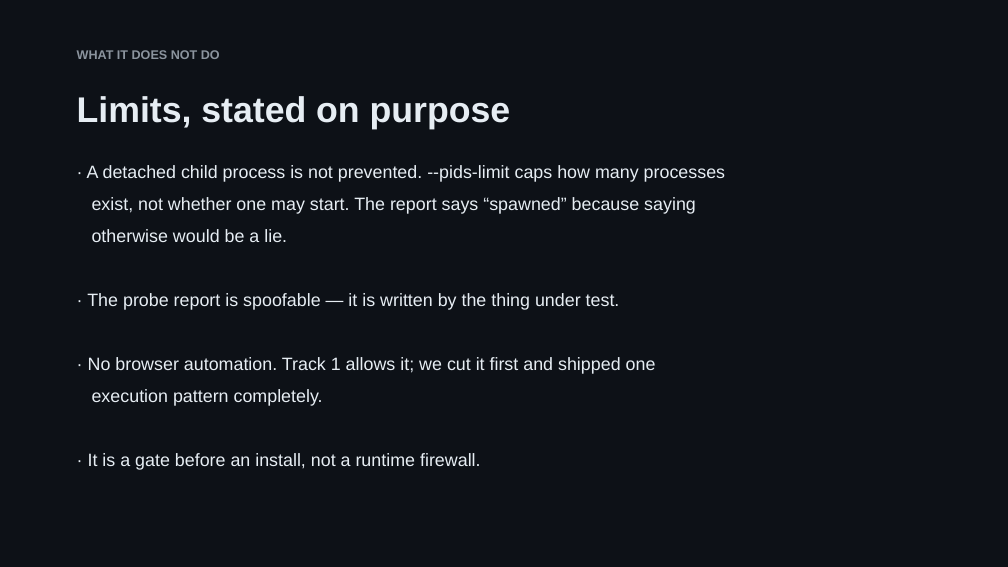
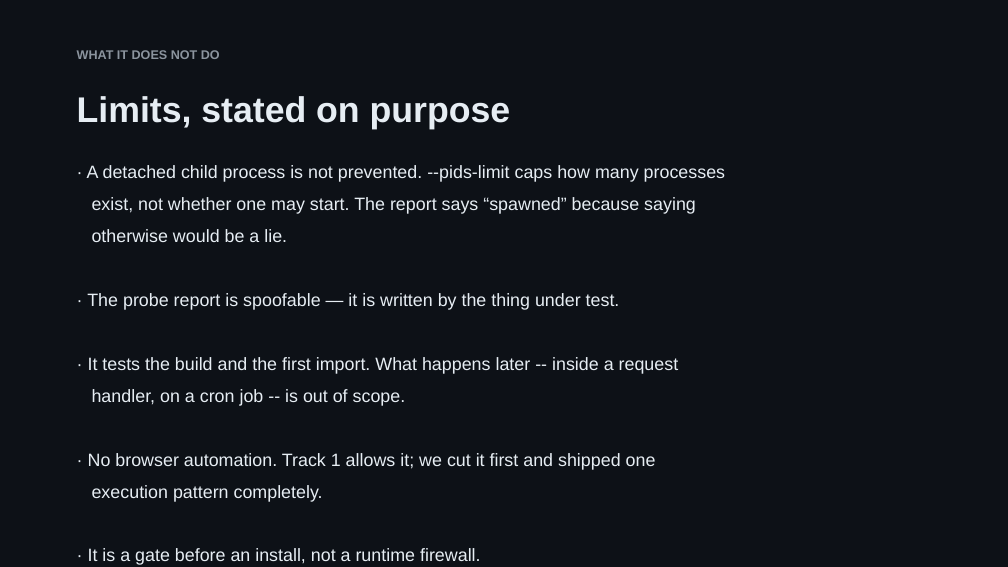
Before and after one commit to derKosi/agent-rush, a slide deck: slide 10 of docs/slides/agent-rush.pptx. Drawn at 1008x567 pixels with LibreOffice and Linux fonts; fonts in the diff are those of the drawing. Boxes give left, top, right and bottom in pixels: in the first picture for what was removed or moved away, otherwise in the second. Text is boxed around its words. In the diff, an @@ line names an element or a change of style, - is before the commit and + after.

Commit message:
agent: a second pass that imports the package, because clean builds lie
The common real evasion is a clean build hook and a hostile first import. A
single-pass tool reports that package as clean, which is worse than saying nothing.

Pass 1 installs and runs the build hook. Pass 2 finds the installed distribution via
its metadata and imports each top-level module deliberately, in the same container,
behind the same deny proxy, with the same probes. Findings from it are cited as
import_pass, so the report says which phase produced them.

New fixture sample_pkg_lazy: silent build, four attempts on import. Verified on the VM:
build 0 denials / 0 probes -> import 4 probes -> verdict high with an import finding.
The module-less fixture produces no false positive.

71 tests. README, architecture, submission and deck updated.

```diff
--- a/docs/slides/agent-rush.pptx
+++ b/docs/slides/agent-rush.pptx
@@ text at box(88, 357, 679, 406): paragraphs added @@
+· It tests the build and the first import. What happens later -- inside a request
+handler, on a cron job -- is out of scope.
```
Also in this commit, not shown: 1 other slide changed, 13 other files.
